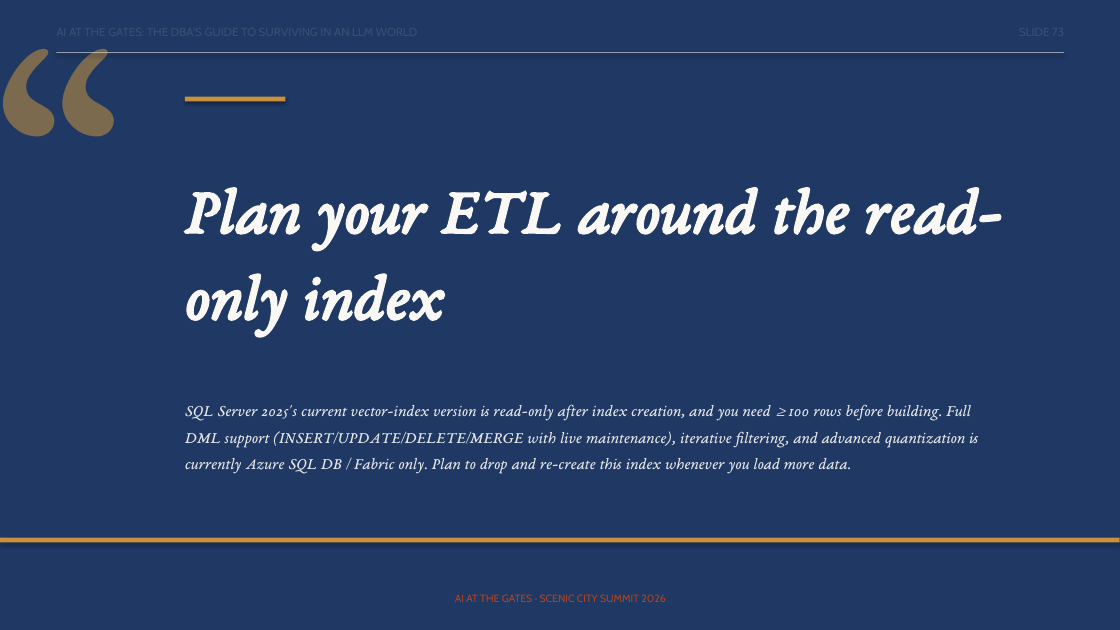
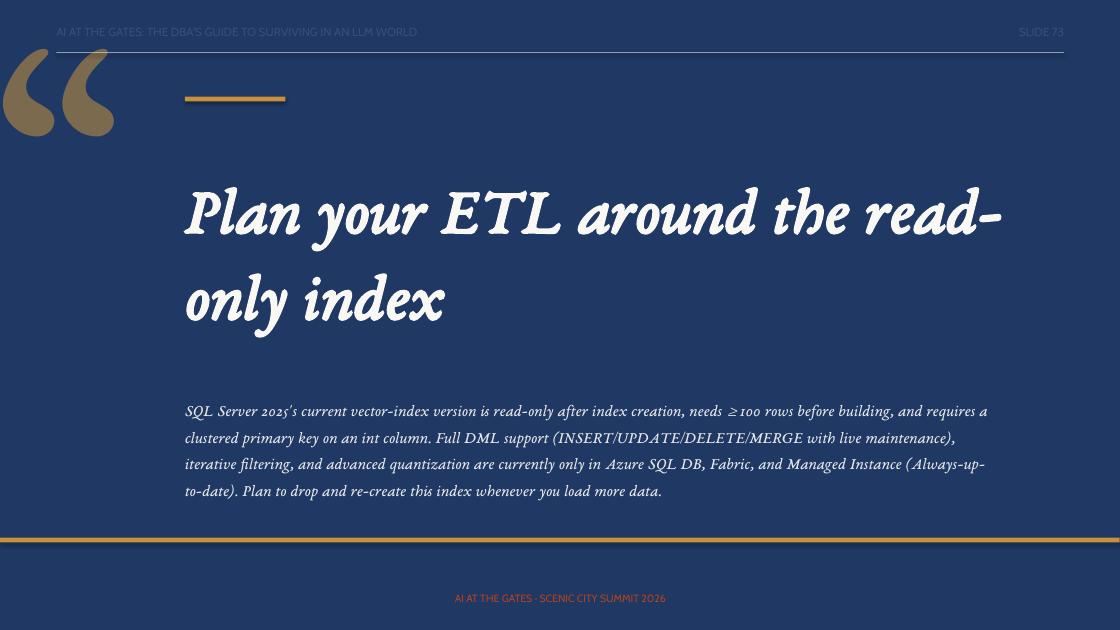
Before and after one commit to feaselkl/AI-at-the-Gates, a slide deck: slide 73 of slides/scenic-city-aigates-precon.pptx. Drawn at 1120x630 pixels with LibreOffice and Linux fonts; fonts in the diff are those of the drawing. Boxes give left, top, right and bottom in pixels: in the first picture for what was removed or moved away, otherwise in the second. Text is boxed around its words. In the diff, an @@ line names an element or a change of style, - is before the commit and + after.

```diff
--- a/slides/scenic-city-aigates-precon.pptx
+++ b/slides/scenic-city-aigates-precon.pptx
@@ text at [185, 404, 987, 501]: text changed @@
-SQL Server 2025's current vector-index version is read-only after index creation, and you need ≥ 100 rows before building. Full DML support (INSERT/UPDATE/DELETE/MERGE with live maintenance), iterative filtering, and advanced quantization is currently Azure SQL DB / Fabric only. Plan to drop and re-create this index whenever you load more data.
+SQL Server 2025's current vector-index version is read-only after index creation, needs ≥ 100 rows before building, and requires a clustered primary key on an int column. Full DML support (INSERT/UPDATE/DELETE/MERGE with live maintenance), iterative filtering, and advanced quantization are currently only in Azure SQL DB, Fabric, and Managed Instance (Always-up-to-date). Plan to drop and re-create this index whenever you load more data.
```
Also in this commit, not shown: 28 other slides changed, 5 other files.
